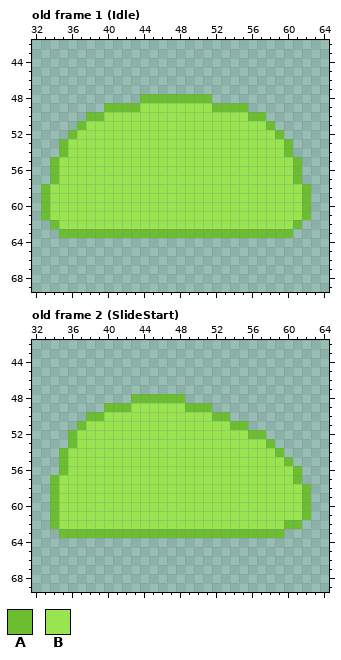
Pixel-art file, stored at Robot Game/Assets/Art/Animations/Enemy Animations/Slime/Slime.aseprite. Above: the version before the commit.
96x96 pixels, 22 frames. Shown: old frame 1 (Idle): x 32..64, y 42..69; old frame 2 (SlideStart): x 32..64, y 42..69. The commit also changed other frames, which this record leaves out.
Palette (. is transparent): A #6abe30  B #99e550
Pixels before, old frame 1 (Idle), first column x 33:
48 ...........AAAAAAAA...........
49 .......AAAABBBBBBBBAAAA.......
50 .....AABBBBBBBBBBBBBBBBAA.....
51 ....ABBBBBBBBBBBBBBBBBBBBA....
52 ...ABBBBBBBBBBBBBBBBBBBBBBA...
53 ..ABBBBBBBBBBBBBBBBBBBBBBBBA..
54 ..ABBBBBBBBBBBBBBBBBBBBBBBBA..
55 .ABBBBBBBBBBBBBBBBBBBBBBBBBBA.
56 .ABBBBBBBBBBBBBBBBBBBBBBBBBBA.
57 .ABBBBBBBBBBBBBBBBBBBBBBBBBBA.
58 ABBBBBBBBBBBBBBBBBBBBBBBBBBBBA
59 ABBBBBBBBBBBBBBBBBBBBBBBBBBBBA
60 ABBBBBBBBBBBBBBBBBBBBBBBBBBBBA
61 ABBBBBBBBBBBBBBBBBBBBBBBBBBBBA
62 .ABBBBBBBBBBBBBBBBBBBBBBBBBBA.
63 ..AAAAAAAAAAAAAAAAAAAAAAAAAA..
Pixels before, old frame 2 (SlideStart), first column x 34:
48 .........AAAAAA..............
49 ......AAABBBBBBAAA...........
50 ....AABBBBBBBBBBBBAA.........
51 ...ABBBBBBBBBBBBBBBBAA.......
52 ..ABBBBBBBBBBBBBBBBBBBAA.....
53 ..ABBBBBBBBBBBBBBBBBBBBBA....
54 .ABBBBBBBBBBBBBBBBBBBBBBBA...
55 .ABBBBBBBBBBBBBBBBBBBBBBBBA..
56 .ABBBBBBBBBBBBBBBBBBBBBBBBBA.
57 ABBBBBBBBBBBBBBBBBBBBBBBBBBA.
58 ABBBBBBBBBBBBBBBBBBBBBBBBBBBA
59 ABBBBBBBBBBBBBBBBBBBBBBBBBBBA
60 ABBBBBBBBBBBBBBBBBBBBBBBBBBBA
61 ABBBBBBBBBBBBBBBBBBBBBBBBBBBA
62 ABBBBBBBBBBBBBBBBBBBBBBBBBAA.
63 .AAAAAAAAAAAAAAAAAAAAAAAAA...
And afterwards:
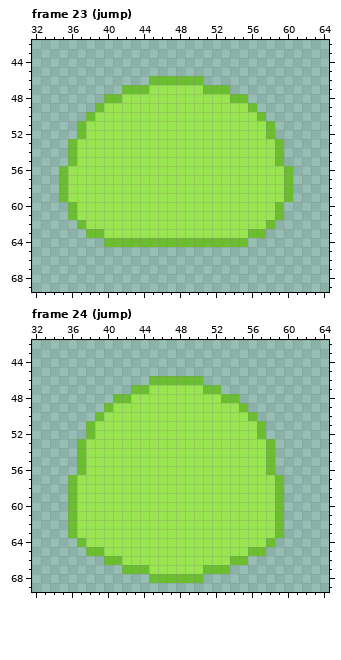
A new or re-ordered frame is compared with the old frame closest to it.
What changed:
frames 22 -> 28
Changed rows in their new state; - is an unchanged pixel.
Frame 23 (jump) is new; against old frame 1 (Idle):
first column x 33:
46 ------------AAAAAA------------
47 ---------AAABBBBBBAAA---------
48 -------AABBBBBBBBBBBBAA-------
49 ------ABBBB--------BBBBA------
50 ------B----------------B------
52 ---.A--------------------A.---
53 --.A----------------------A.--
54 --.A----------------------A.--
55 -..A----------------------A..-
56 -.A------------------------A.-
57 -.A------------------------A.-
58 ..A------------------------A..
59 ..A------------------------A..
60 ...A----------------------A...
61 ...A----------------------A...
62 -...A--------------------A...-
63 --...--BBBBBBBBBBBBBBBB--...--
64 -------AAAAAAAAAAAAAAAA-------
Frame 24 (jump) is new; against old frame 2 (SlideStart):
first column x 34:
46 -----------AAAAAA------------
47 ---------AABBBBBBAA----------
48 -------AABBBBBBBBBBAA--------
49 -------BB------BBBBBBA-------
50 ----.-------------BBBBA------
51 ---.A---------------BBBA-----
52 --..A-----------------B------
53 --.A-------------------------
54 -..A--------------------A.---
55 -..A--------------------A..--
56 -..A--------------------A...-
57 ..A----------------------A..-
58 ..A----------------------A...
59 ..A----------------------A...
60 ..A----------------------A...
61 ..A----------------------A...
62 ..A----------------------A..-
63 -.-BBBBBBBBBBBBBBBBBBBBBB----
64 ---ABBBBBBBBBBBBBBBBBBBBA----
65 ----AABBBBBBBBBBBBBBBBAA-----
66 ------AABBBBBBBBBBBBAA-------
67 --------AAABBBBBBAAA---------
68 -----------AAAAAA------------
Where, in picture pixels (left, top, right, bottom), the same in both pictures:
changed: (41, 76, 311, 247)
changed: (50, 376, 311, 583)
